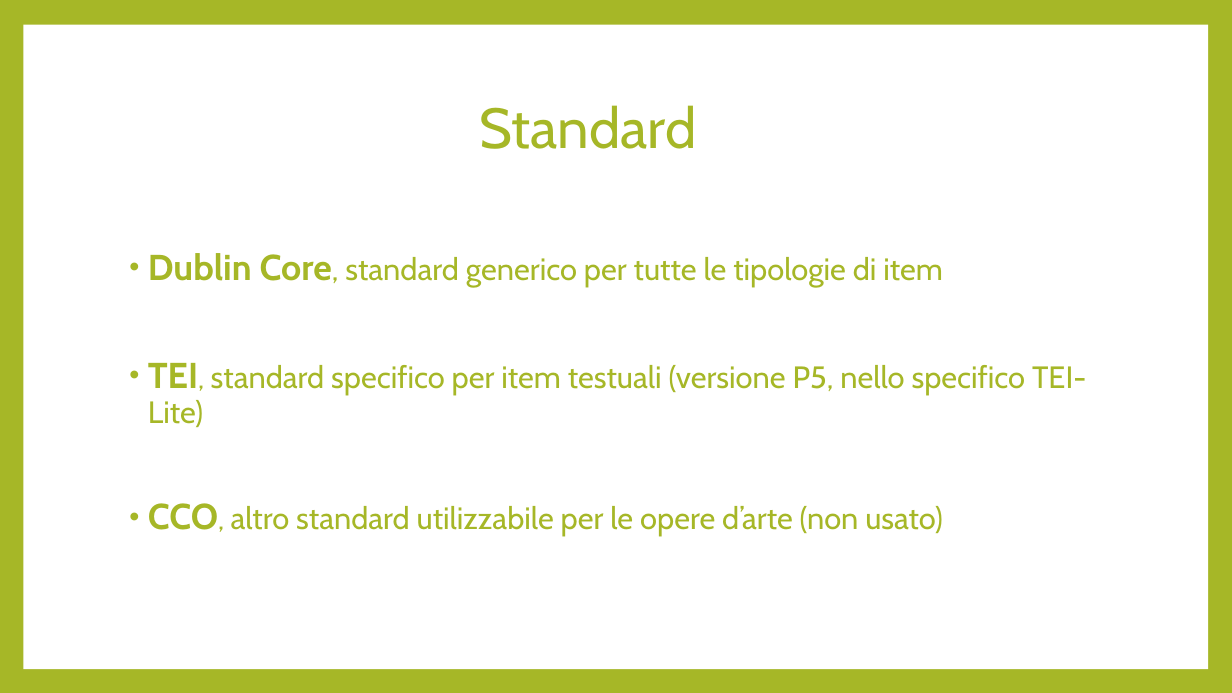
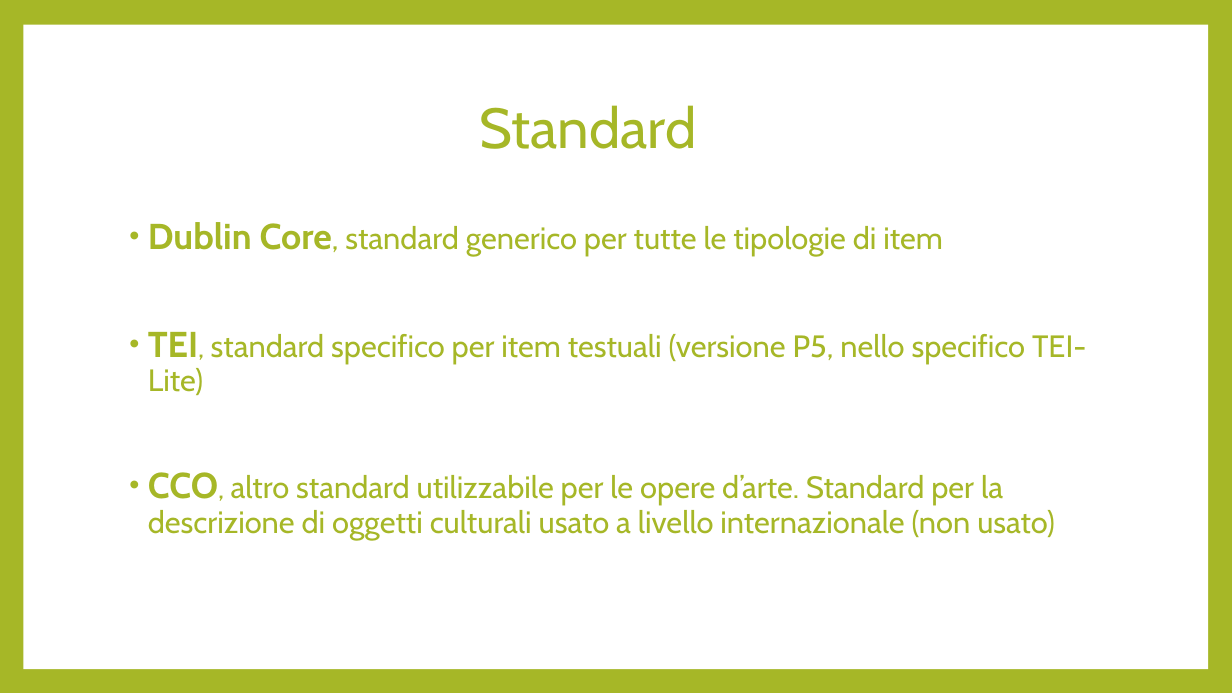
Before and after one commit to chiaradeguio/progetto-dhch, a slide deck: slide 5 of GrandeGuerraPrealpiVicentine.pptx. Drawn at 1232x693 pixels with LibreOffice and Linux fonts; fonts in the diff are those of the drawing. Boxes give left, top, right and bottom in pixels: in the first picture for what was removed or moved away, otherwise in the second. Text is boxed around its words. In the diff, an @@ line names an element or a change of style, - is before the commit and + after.

```diff
--- a/GrandeGuerraPrealpiVicentine.pptx
+++ b/GrandeGuerraPrealpiVicentine.pptx
@@ text "Dublin Core, standard generico per ...": place and size @@
-text "Dublin Core, standard generico per ..." at <box>148,253,1086,536</box>
+text "Dublin Core, standard generico per ..." at <box>148,222,1086,539</box>
@@ text at <box>148,472,1055,539</box>: text changed @@
-• CCO, altro standard utilizzabile per le opere d’arte (non usato)
+• CCO, altro standard utilizzabile per le opere d’arte. Standard per la descrizione di oggetti culturali usato a livello internazionale (non usato)
```
